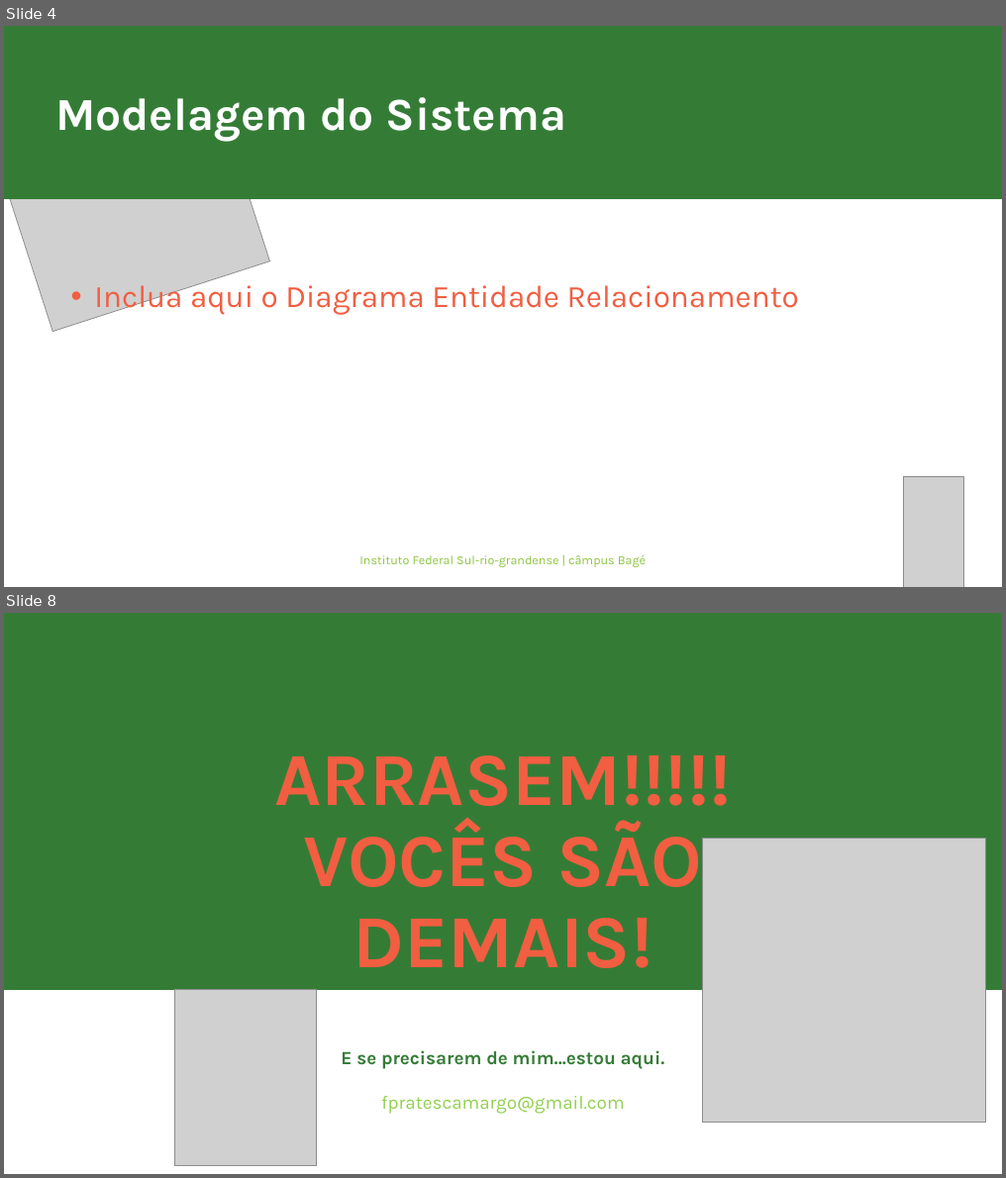
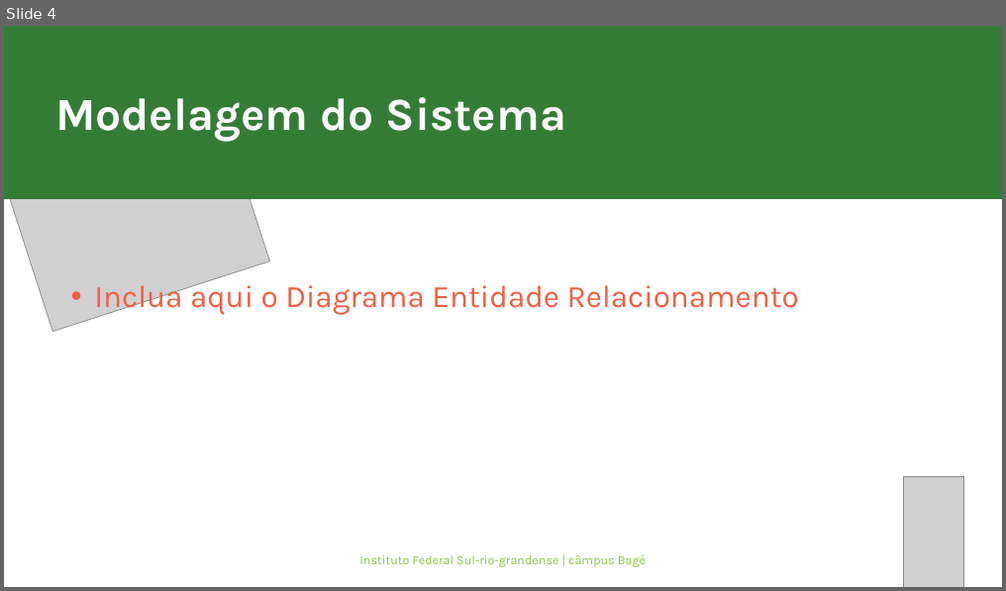
Before and after one commit to fpratescamargo/Projeto-de-Software, a slide deck: Apresentação_SeminarioII.pptx. Shown one above the other, each under a label of ours: slides 4 and 8 before the commit, slide 4 after it; the slides between them are not shown. The pictures are 1006x1178 and 1006x591 pixels, drawn with LibreOffice and Linux fonts; fonts in the diff are those of the drawing; grey boxes stand for pictures. Boxes give left, top, right and bottom in pixels: in the first picture for what was removed or moved away, otherwise in the second. Text is boxed around its words. In the diff, an @@ line names an element or a change of style, - is before the commit and + after.

```diff
--- a/Apresentação_SeminarioII.pptx
+++ b/Apresentação_SeminarioII.pptx
@@ slide 8 removed at box(4, 613, 1002, 1174), background #FFFFFF @@
@@ rectangle removed at box(4, 613, 1002, 990) @@
@@ title removed at box(274, 756, 731, 968) @@
-ARRASEM!!!!!
-VOCÊS SÃO DEMAIS!
@@ picture removed at box(703, 839, 986, 1122) @@
@@ picture removed at box(175, 990, 316, 1166) @@
@@ text removed at box(341, 1051, 665, 1114) @@
-E se precisarem de mim...estou aqui.
-fpratescamargo@gmail.com
```
Also in this commit, not shown: 2 slides changed, 1 other slide removed.
